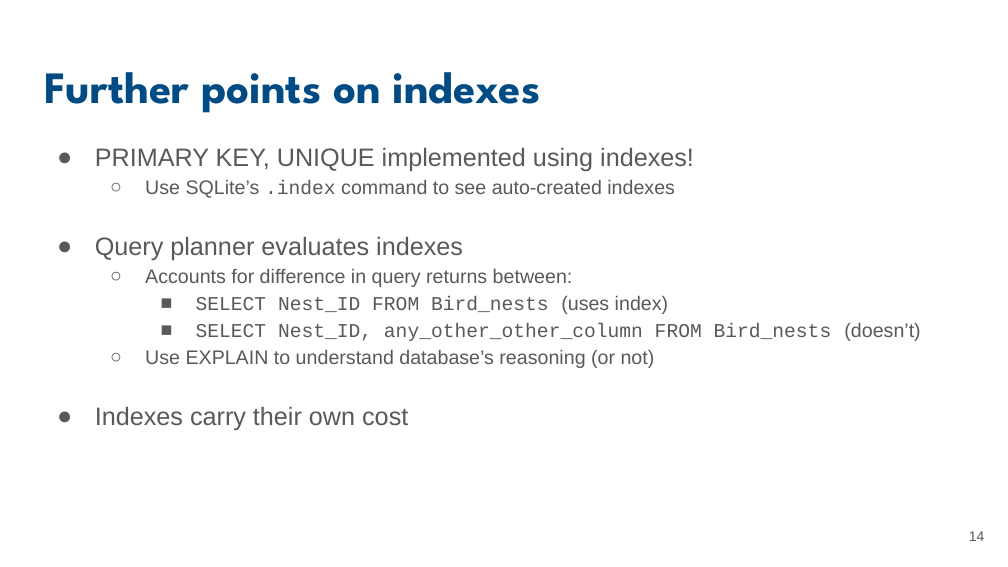
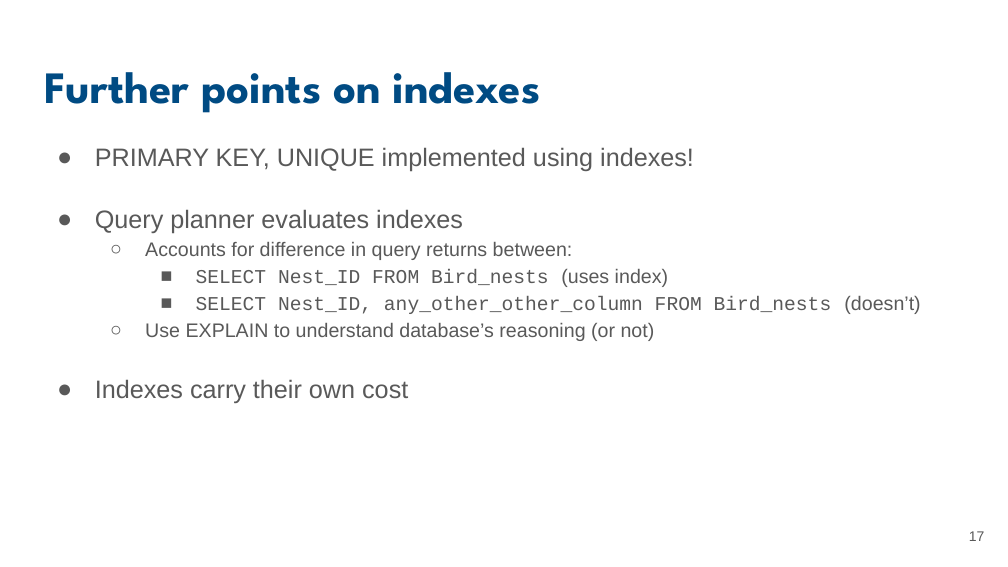
Before and after one commit to UCSB-Library-Research-Data-Services/bren-eds213, a slide deck: slide 17 of modules/week05/slides-05-advanced.pptx (slide 14 before the commit). Drawn at 1008x567 pixels with LibreOffice and Linux fonts; fonts in the diff are those of the drawing. Boxes give left, top, right and bottom in pixels: in the first picture for what was removed or moved away, otherwise in the second. Text is boxed around its words. In the diff, an @@ line names an element or a change of style, - is before the commit and + after.

```diff
--- a/modules/week05/slides-05-advanced.pptx
+++ b/modules/week05/slides-05-advanced.pptx
@@ text at (145,180,675,198): paragraph removed @@
-  ○ Use SQLite’s .index command to see auto-created indexes
@@ page number at (969,531,985,541): text changed @@
-14
+17
```
Also in this commit, not shown: 6 other slides changed, 3 slides added.
